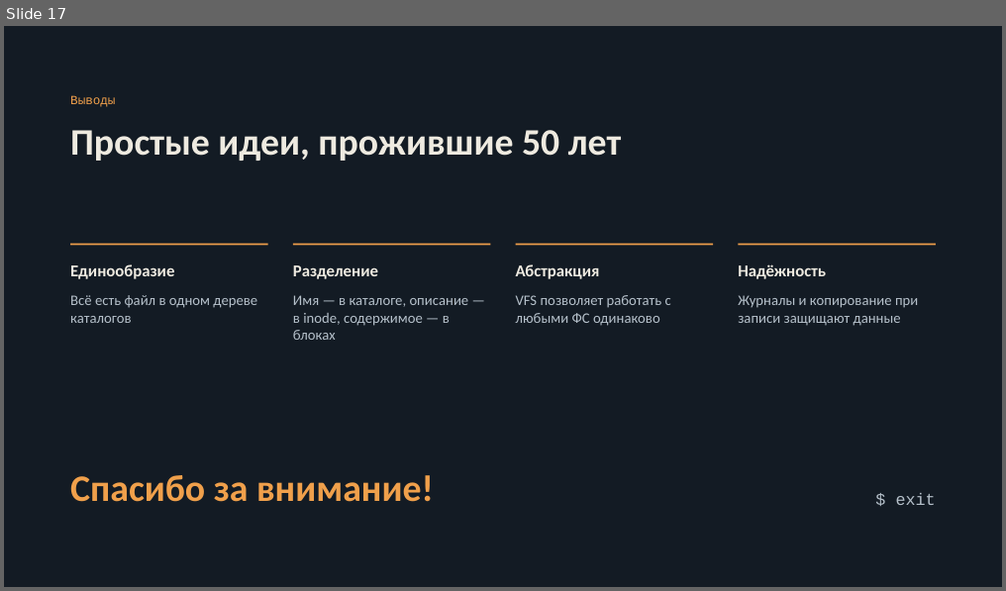
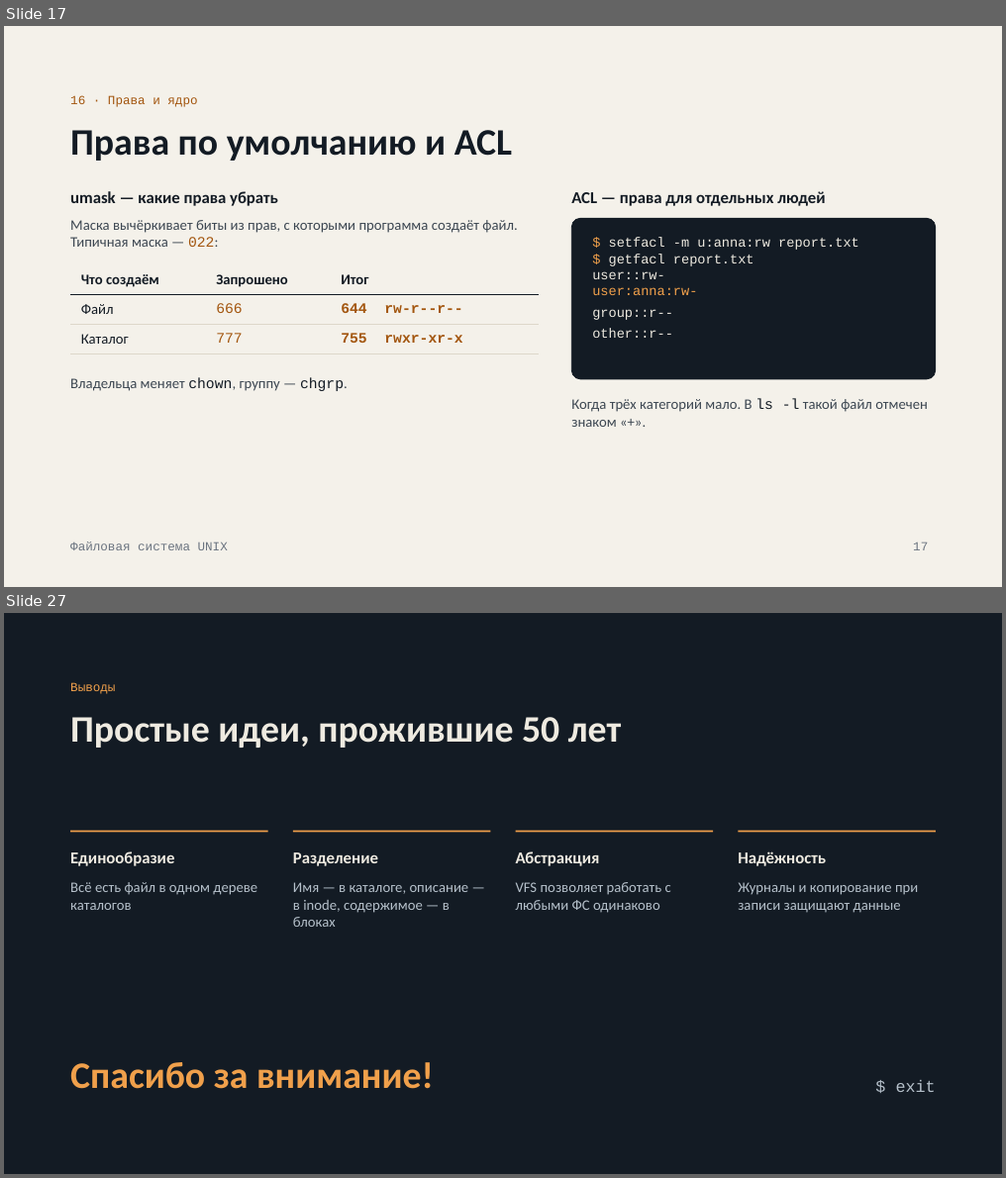
Before and after one commit to bytiki/gazyava, a slide deck: unix-file-system.pptx. Shown one above the other, each under a label of ours: slide 17 before the commit, slides 17 and 27 after it; the slides between them are not shown. The pictures are 1006x591 and 1006x1178 pixels, drawn with LibreOffice and Linux fonts; fonts in the diff are those of the drawing. Boxes give left, top, right and bottom in pixels: in the first picture for what was removed or moved away, otherwise in the second. Text is boxed around its words. In the diff, an @@ line names an element or a change of style, - is before the commit and + after.

```diff
--- a/unix-file-system.pptx
+++ b/unix-file-system.pptx
@@ slide 17 added at box(4, 26, 1002, 587), background #F4F1EA @@
@@ text added at box(70, 95, 197, 107), 12 pt, text #A3560F @@
+16 · Права и ядро
@@ title added at box(70, 130, 512, 161), 36 pt, text #131B24, bold @@
+Права по умолчанию и ACL
@@ text added at box(70, 191, 278, 206), 16 pt, text #131B24, bold @@
+umask — какие права убрать
@@ text added at box(571, 191, 825, 206), 16 pt, text #131B24, bold @@
+ACL — права для отдельных людей
@@ text added at box(70, 220, 517, 247), 14 pt, text #3D4752 @@
+Маска вычёркивает биты из прав, с которыми программа создаёт файл. Типичная маска — 022:
@@ rounded rectangle added at box(571, 218, 936, 379), fill #131B24, outline #131B24 0.75 pt @@
@@ text added at box(592, 237, 859, 338), 13 pt, text #EEEAE0 @@
+$ setfacl -m u:anna:rw report.txt
+$ getfacl report.txt
+user::rw-
+user:anna:rw-
+group::r--
+other::r--
@@ table added at box(70, 265, 540, 348), 3 rows, 3 columns @@
+Что создаём | Запрошено | Итог
+Файл | 666 | 644 rw-r--r--
+Каталог | 777 | 755 rwxr-xr-x
@@ text added at box(70, 377, 348, 391), 14 pt, text #3D4752 @@
+Владельца меняет chown, группу — chgrp.
@@ text added at box(571, 398, 928, 427), 14 pt, text #3D4752 @@
+Когда трёх категорий мало. В ls -l такой файл отмечен знаком «+».
@@ text added at box(70, 542, 228, 551), 12 pt, text #6B7480 @@
+Файловая система UNIX
@@ page number added at box(913, 542, 928, 551), 12 pt, text #6B7480 @@
+17
@@ what was slide 17 is now slide 27 @@
```
Also in this commit, not shown: 15 slides changed, 9 other slides added.
